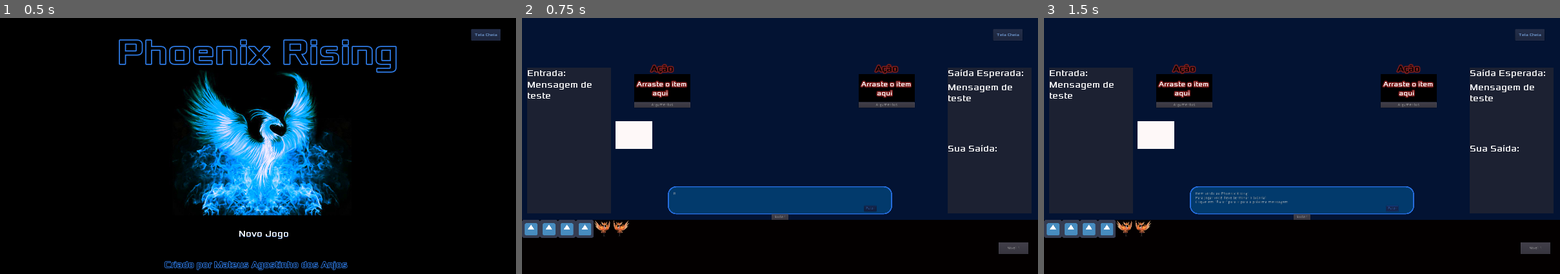
Above: before the commit, frames 1-3 (left to right).
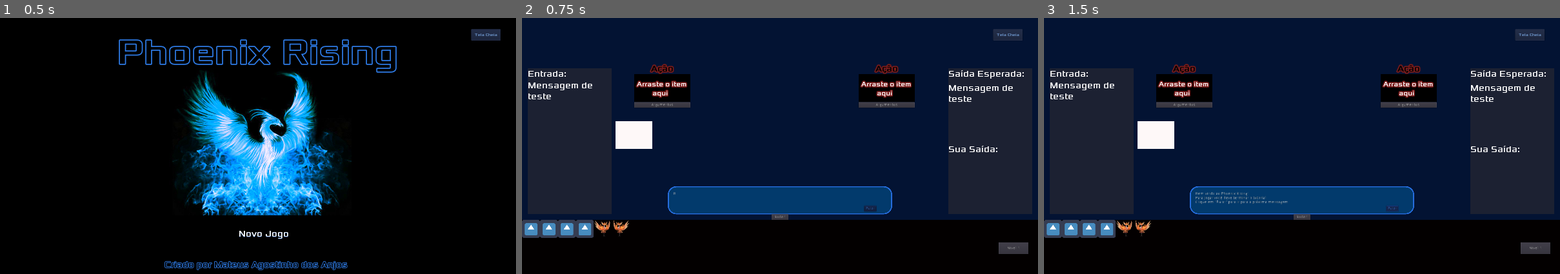
Above: after the commit, the same moments.

Repository: MateusdosAnjos/MAC0499
Game: Godot game, scene res://TelaInicial/TitleScreen.tscn
The game is run twice, just before and just after one commit, with the same random seed, the same clock (stepped at 60 frames per second) and the same inputs.
Inputs:
- Up to frame 1 (0.5 s): no input
- Up to frame 2 (0.75 s): click "Novo Jogo" at 0.5 s
- Up to frame 3 (1.5 s): click "Pular" at 1.25 s

Frame 1 is identical in both runs. In frame 2, 1.4% of the frame differs, in the area x 1-99%, y 19-77%; in frame 3, 1.4%.

Commit message:
Ajustado posição da cena
Signed-off-by: MateusdosAnjos <mateus.a.anjos@gmail.com>

Diff:
--- a/Phoenix Rising/EntradaSaida/InputOutput.tscn
+++ b/Phoenix Rising/EntradaSaida/InputOutput.tscn
@@ -21,10 +21,6 @@
 [node name="InputOutput" type="Control"]
 anchor_right = 1.0
 anchor_bottom = 1.0
-margin_left = -1.97626
-margin_top = -1.97626
-margin_right = -1.97632
-margin_bottom = -1.97626
 
 [node name="InputBase" type="ColorRect" parent="."]
 margin_left = 20.0
